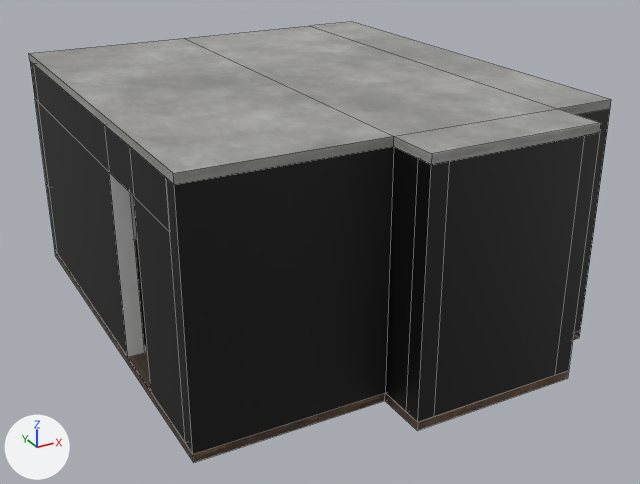
The FBX model Assets/Meshes/BedRoom.fbx, before and after one commit.
Camera for both pictures: a camera (50 mm lens) standing at (-4.72, -9.31, 5.2) and looking at (0.07, -0.6, 0.85). Arrows for +X, +Y and +Z are at lower left; the lights stay in place. The picture after the commit comes second. Mesh edges are drawn as thin lines on the coarser meshes. Where no turn or scale is listed for an object, it has been applied to the vertices. Vertices at exactly the same position are counted once.

Objects in the first picture: 'Parete Cucina', 'Parete Ingresso', 'Parete Letto', 'Pavimento', 'Soffitto'.
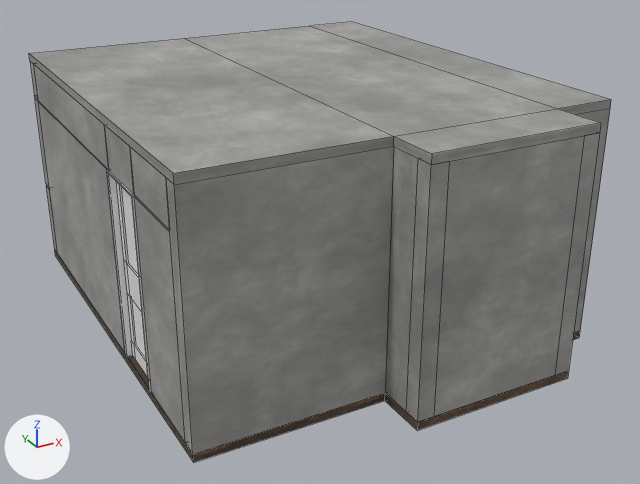
Changed parts and their boxes (x1, y1, x2, y2) in the pictures (640 x 484 px):
```json
{"object": "Porta", "change": "added", "after": [116, 182, 148, 377]}
{"object": "Telaio Porta", "change": "added", "after": [106, 170, 152, 393]}
{"object": "Parete Letto", "change": "reshaped", "before": [30, 62, 137, 254], "after": [30, 62, 58, 254]}
{"part": 1, "of": "me_cubo_002", "change": "built on", "before": [33, 64, 185, 441], "after": [33, 64, 185, 441]}
{"part": 2, "of": "me_cubo_001", "change": "built on", "before": [130, 193, 137, 233], "after": [30, 62, 58, 254], "on screen": "mostly hidden"}
{"part": 3, "of": "me_cubo_001", "change": "surface changed", "before": [35, 99, 49, 187], "after": [35, 99, 49, 187]}
{"part": 4, "of": "me_cubo", "change": "surface changed", "before": [166, 109, 610, 454], "after": [166, 109, 610, 454], "on screen": "lighter"}
```

The change, as JSON lines over the scene's bpy script:
```json
{"op": "add", "block": "mat_legno_porta_001", "code": ["mat_legno_porta_001 = principled_material('Legno_Porta.001')", "mat_legno_porta_001.base_color = (0.8, 0.8, 0.8)  # white #e7e7e7"]}
{"op": "add", "block": "mat_legno_porta", "code": ["mat_legno_porta = principled_material('Legno_Porta')", "mat_legno_porta.base_color = (0.8, 0.8, 0.8)  # white #e7e7e7"]}
{"block": "me_cubo", "where": "me_cubo.from_pydata(...)  # 40 vertices, 36 faces; spans x -2.45..2.45, y -0.7..0.1, z -1.35..1.35"}
{"block": "me_cubo", "where": "# used by ob_parete_cucina; location = (0.0, -2.6, 1.35)"}
{"block": "me_cubo", "change": "me_cubo part 4: texture (UV) coordinates of 36 of 36 faces, centred in x -2.45..2.45, y -0.7..0.1, z -1.35..1.35, changed; they spanned u 0.0..2.28, v 0.24..1.19 and now span u -0.29..0.81, v -0.83..1.0"}
{"block": "me_cubo_002", "where": "# used by ob_parete_ingresso; location = (-2.35, 0.0, 1.35)"}
{"op": "remove", "block": "me_cubo_002", "code": "me_cubo_002.from_pydata(...)  # 24 vertices, 22 faces; spans x -0.1..0.1, y -2.5..2.5, z -1.35..1.35"}
{"op": "add", "block": "me_cubo_002", "code": "me_cubo_002.from_pydata(...)  # 40 vertices, 38 faces; spans x -0.1..0.1, y -2.5..2.5, z -1.35..1.35"}
{"block": "me_cubo_002", "change": "me_cubo_002 part 1: 4 vertices moved from x -0.1..0.1, y -1.5..-0.7, z -1.35 to x -0.1..0.1, y -1.52..-0.68, z -1.35; 4 vertices removed from x -0.1..0.1, y -1.5..-0.7, z 0.85; 20 vertices added at x -0.1..0.1, y -2.5..2.5, z 0.85..1.35"}
{"block": "me_cubo_001", "where": "# used by ob_parete_letto; location = (0.0, 2.6, 1.35)"}
{"op": "remove", "block": "me_cubo_001", "code": "me_cubo_001.from_pydata(...)  # 32 vertices, 32 faces; spans x -2.45..2.45, y -0.1..0.1, z -1.35..1.35"}
{"op": "add", "block": "me_cubo_001", "code": "me_cubo_001.from_pydata(...)  # 64 vertices, 64 faces; spans x -2.45..2.45, y -0.1..0.1, z -1.35..1.35"}
{"block": "me_cubo_001", "change": "me_cubo_001 part 2: 8 vertices removed from x 0.15..1.65, y -0.1..0.1, z -0.35..0.85; 40 vertices added at x -2.45..2.45, y -0.1..0.1, z -1.35..1.35"}
{"block": "me_cubo_001", "change": "me_cubo_001 part 3: 4 kept faces spanning x -2.45..2.45, y -0.1..0.1, z -1.35..1.35 get new texture (UV) coordinates"}
{"op": "add", "block": "me_cube_009", "code": ["me_cube_009 = bpy.data.meshes.new('Cube.009')", "me_cube_009.from_pydata(...)  # 64 vertices, 62 faces; spans x -0.08..0.0, y -0.8..0.0, z 0.0..2.2", "me_cube_009.materials.append(mat_legno_porta_001)  # white #e7e7e7"]}
{"op": "add", "block": "me_cube_008", "code": ["me_cube_008 = bpy.data.meshes.new('Cube.008')", "me_cube_008.from_pydata(...)  # 24 vertices, 22 faces; spans x -0.12..0.12, y -0.42..0.42, z -1.11..1.11", "me_cube_008.materials.append(mat_legno_porta)  # white #e7e7e7"]}
{"op": "add", "block": "ob_porta", "code": ["ob_porta = bpy.data.objects.new('Porta', me_cube_009)", "ob_porta.location = (-2.31, -0.7, 0.0)"]}
{"op": "add", "block": "ob_telaio_porta", "code": ["ob_telaio_porta = bpy.data.objects.new('Telaio Porta', me_cube_008)", "ob_telaio_porta.location = (-2.35, -1.1, 1.11)"]}
```
